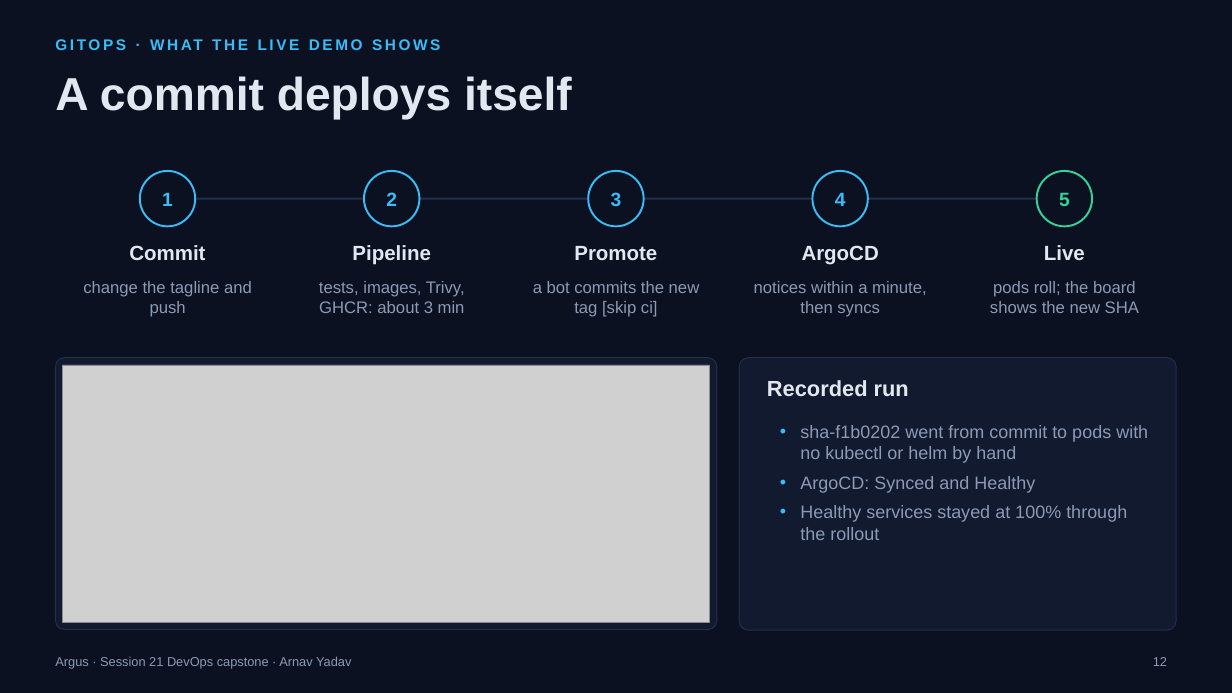
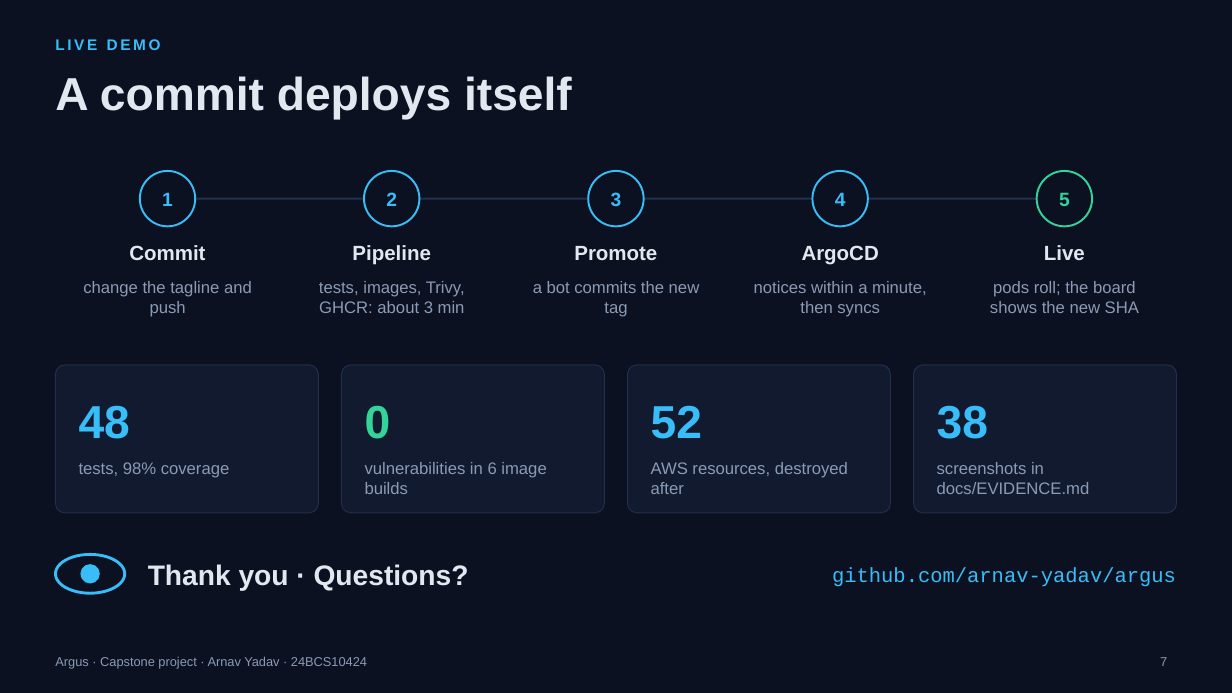
Before and after one commit to arnav-yadav/argus, a slide deck: slide 7 of docs/Argus-presentation.pptx (slide 12 before the commit). Drawn at 1232x693 pixels with LibreOffice and Linux fonts; fonts in the diff are those of the drawing; grey boxes stand for pictures. Boxes give left, top, right and bottom in pixels: in the first picture for what was removed or moved away, otherwise in the second. Text is boxed around its words. In the diff, an @@ line names an element or a change of style, - is before the commit and + after.

Commit message:
Cut the presentation to seven slides
Sixteen slides was more than a presentation slot allows. The deck now covers the same
delivery chain in seven: the app, the chain, build and ship, run, observe, and the live
demo. It names the project as a capstone with the author's roll number.

```diff
--- a/docs/Argus-presentation.pptx
+++ b/docs/Argus-presentation.pptx
@@ text at [55,39,161,50]: text changed @@
-GITOPS · WHAT THE LIVE DEMO SHOWS
+LIVE DEMO
@@ text at [533,281,700,317]: text changed @@
-a bot commits the new tag [skip ci]
+a bot commits the new tag
@@ rounded rectangle: place and size @@
-rounded rectangle at [55,358,717,629]
+rounded rectangle at [55,365,319,513]
@@ rounded rectangle at [55,365,319,513]: proportions changed @@
@@ picture removed at [63,365,710,622] @@
@@ rounded rectangle added at [342,365,605,513], fill #111A2E, outline #22304D 0.75 pt @@
@@ rounded rectangle added at [628,365,891,513], fill #111A2E, outline #22304D 0.75 pt @@
@@ text removed at [767,380,909,396] @@
-Recorded run
@@ rounded rectangle at [914,365,1177,513]: proportions changed @@
@@ rounded rectangle: place and size @@
-rounded rectangle at [739,358,1177,630]
+rounded rectangle at [914,365,1177,513]
@@ text added at [79,405,130,439], 36 pt, text #38BDF8, bold @@
+48
@@ text added at [365,405,391,439], 36 pt, text #34D399, bold @@
+0
@@ text added at [651,405,702,439], 36 pt, text #38BDF8, bold @@
+52
@@ text added at [937,405,988,439], 36 pt, text #38BDF8, bold @@
+38
@@ text removed at [800,425,1148,540] @@
-• sha-f1b0202 went from commit to pods with no kubectl or helm by hand
-• ArgoCD: Synced and Healthy
-• Healthy services stayed at 100% through the rollout
@@ text added at [79,462,230,478], 13 pt, text #8B9AB5 @@
+tests, 98% coverage
@@ text added at [365,462,546,494], 13 pt, text #8B9AB5 @@
+vulnerabilities in 6 image builds
@@ text added at [651,462,848,494], 13 pt, text #8B9AB5 @@
+AWS resources, destroyed after
@@ text added at [937,462,1090,494], 13 pt, text #8B9AB5 @@
+screenshots in docs/EVIDENCE.md
@@ ellipse added at [55,555,125,593], fill #0B1120, outline #38BDF8 2.25 pt @@
@@ ellipse added at [80,565,100,584], fill #38BDF8 @@
@@ text added at [148,564,469,591], 22 pt, text #E2E8F0, bold @@
+Thank you · Questions?
@@ text added at [832,567,1176,587], 16 pt, text #38BDF8 @@
+github.com/arnav-yadav/argus
@@ text at [55,656,367,669]: text changed @@
-Argus · Session 21 DevOps capstone · Arnav Yadav
+Argus · Capstone project · Arnav Yadav · 24BCS10424
@@ page number at [1160,657,1167,666]: text changed @@
-12
+7
```
Also in this commit, not shown: 3 other slides changed, 3 slides added, 12 slides removed, 2 other files.
